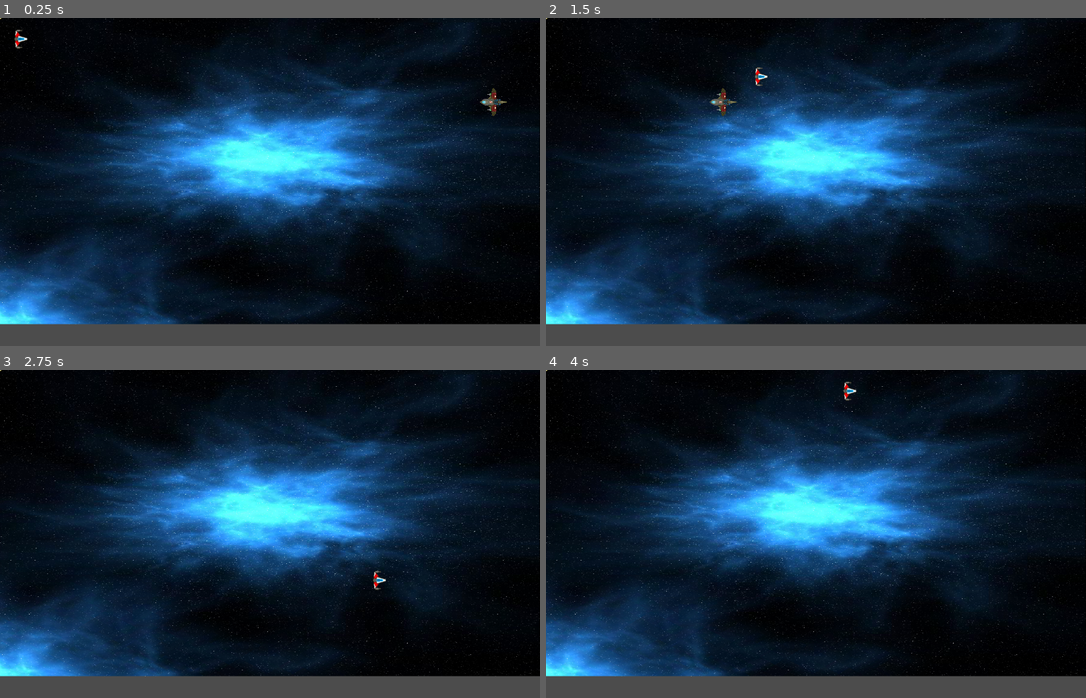
Above: before the commit, frames 1-4 (two rows, left to right).
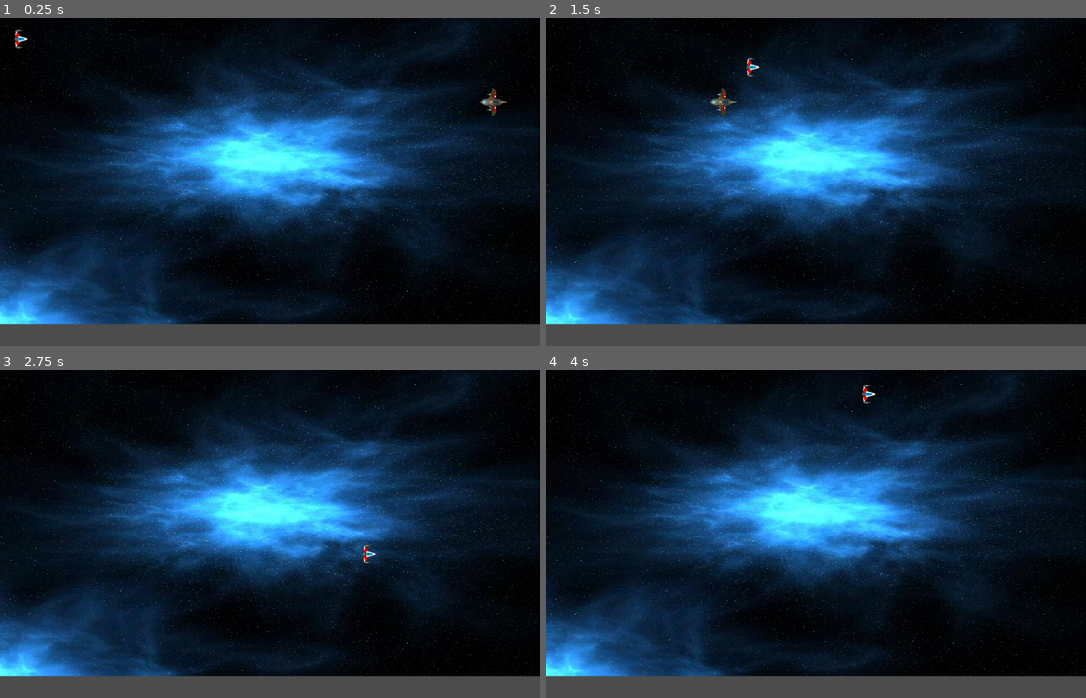
Above: after the commit, the same moments.

Repository: M0liusX/GMTKGameJam2020
Game: Godot game, scene res://Scenes/prototype_1.tscn
Two runs of this game, one before a commit and one after it. Both use one fixed random seed, a clock stepped at 60 frames per second and the inputs below.
Inputs:
- Up to frame 1 (0.25 s): no input
- Up to frame 2 (1.5 s): tap Enter at 0.5 s; hold Right (right) 0.53-1.28 s; tap Space (ui_select) at 0.6, 0.77, 1.07, 1.35 s; hold Down (down) from 1.28 s (still down)
- Up to frame 3 (2.75 s): tap Space (ui_select) at 1.52, 1.82, 2.1 s; release Down (down) at 2.03 s; hold Right (right) from 2.03 s (still down)
- Up to frame 4 (4 s): release Right (right) at 2.78 s; hold Up (up) 2.78-3.53 s; tap Space (ui_select) at 2.85, 3.02, 3.32, 3.6, 3.77 s; hold Left (left) from 3.53 s (still down)

The runs differ from the first frame. In frame 1, less than 0.1% of the frame differs, in the area x 0-1%, y 0-1%; in frame 2, 0.1%; in frame 3, 0.1%, in the area x 0-72%, y 0-68%; in frame 4, 0.1%.

Commit message:
Added player control of bullet and random movements of the player ship while controlling the bullet.

Diff:
--- a/Objects/bullet.tscn
+++ b/Objects/bullet.tscn
@@ -5,8 +5,12 @@
 [sub_resource type="RectangleShape2D" id=1]
 extents = Vector2( 4, 6 )
 
-[node name="bullet" type="KinematicBody2D"]
+[node name="bullet" type="KinematicBody2D" groups=[
+"bullet",
+]]
 rotation = 1.5708
+collision_layer = 3
+collision_mask = 3
 
 [node name="bullet_hitbox" type="CollisionShape2D" parent="."]
 shape = SubResource( 1 )
--- a/Scenes/prototype_1.tscn
+++ b/Scenes/prototype_1.tscn
@@ -6,7 +6,6 @@
 [ext_resource path="res://Scripts/player.gd" type="Script" id=4]
 [ext_resource path="res://Scripts/enemy.gd" type="Script" id=5]
 [ext_resource path="res://Assets/Art/fighter.png" type="Texture" id=6]
-[ext_resource path="res://Objects/bullet.tscn" type="PackedScene" id=7]
 
 [sub_resource type="RectangleShape2D" id=1]
 extents = Vector2( 30, 14 )
@@ -90,6 +89,4 @@
 
 [node name="enemy_ship_sprite" type="Sprite" parent="enemy_ship"]
 texture = ExtResource( 6 )
-
-[node name="bullet" parent="." instance=ExtResource( 7 )]
 [connection signal="hit" from="player_ship" to="." method="_on_player_ship_hit"]
--- a/Scripts/main.gd
+++ b/Scripts/main.gd
@@ -6,7 +6,8 @@
 
 # Called when the node enters the scene tree for the first time.
 func _ready():
-	print_tree_pretty()
+#	print_tree_pretty()
+	pass
 
 
 # Called every frame. 'delta' is the elapsed time since the previous frame.
--- a/Scripts/player.gd
+++ b/Scripts/player.gd
@@ -2,24 +2,38 @@
 
 
 # Declare member variables here
+onready var bullet = preload("res://Objects/bullet.tscn")
+onready var activeBullet
+
 export var MAX_SPEED = 10
 export var ACCELERATION = 2
 export var FRICTION = 2
+var movementRNG = 0
+
+enum {SHIP, BULLET}
+var Mode = SHIP
+var directions = [Vector2.UP, Vector2.DOWN, Vector2.LEFT, Vector2.RIGHT]
 
 var velocity = Vector2.ZERO
+var shipVelocity = Vector2.ZERO
 signal hit(player)
 
 # Called when the node enters the scene tree for the first time.
 func _ready():
-	pass # Replace with function body.
+	randomize()
 
 # Called every frame. 'delta' is the elapsed time since the previous frame.
 # NOTE: If we decide to use delta, remove underscore preceding it
 func _process(_delta):
 
-	# Processing player input
+	movementRNG = randi() % 3
+
 	var inputVector = Vector2.ZERO
-	inputVector.x = Input.get_action_strength("right") - Input.get_action_strength("left")
+	# Restrict movement to 1D for bullet mode
+	if Mode == BULLET:
+		inputVector.x = 1
+	else:
+		inputVector.x = Input.get_action_strength("right") - Input.get_action_strength("left")
 	inputVector.y = Input.get_action_strength("down") - Input.get_action_strength("up")
 	inputVector = inputVector.normalized()
 
@@ -28,11 +42,37 @@
 		velocity = velocity.move_toward(inputVector * MAX_SPEED, ACCELERATION)
 	else:
 		velocity = velocity.move_toward(Vector2.ZERO, FRICTION)
-	var collisionCheck = move_and_collide(velocity)
-	checkCollisions(collisionCheck)
 
-func checkCollisions(check):
-	if not check:
-		return
-	if check.collider.is_in_group("enemy"):
-		emit_signal("hit", self)
+	# Collision check
+	if Mode == SHIP:
+		var collisionCheck = move_and_collide(velocity)
+		checkCollisions(collisionCheck, null)
+	elif Mode == BULLET:
+#		var shipCheck = move_and_collide(Vector2.ZERO,true,true,true)
+		shipVelocity = shipVelocity.move_toward(directions[movementRNG] * MAX_SPEED, ACCELERATION)
+		var shipCheck = move_and_collide(shipVelocity)
+		var bulletCheck = activeBullet.move_and_collide(velocity)
+		checkCollisions(shipCheck, bulletCheck)
+
+
+	# Check to see if player fired a bullet and switch mode
+	if Input.is_action_just_pressed("ui_select") and Mode == SHIP:
+		activeBullet = bullet.instance()
+		add_child(activeBullet)
+		activeBullet.set_as_toplevel(true)
+		activeBullet.set_position(self.get_position())
+		Mode = BULLET
+		# Random Ship Movement
+		movementRNG = randi() % 3
+
+func checkCollisions(shipCheck, bulletCheck):
+		if shipCheck:
+			if shipCheck.collider.is_in_group("enemy"):
+				print("hit")
+				emit_signal("hit", self)
+		if bulletCheck:
+			if bulletCheck.collider.is_in_group("enemy"):
+				print("enemy hit")
+				# hit_enemy()
+			activeBullet.queue_free()
+			Mode = SHIP
Not shown: 1 places in Scenes/prototype_1.tscn that only renumber resources
